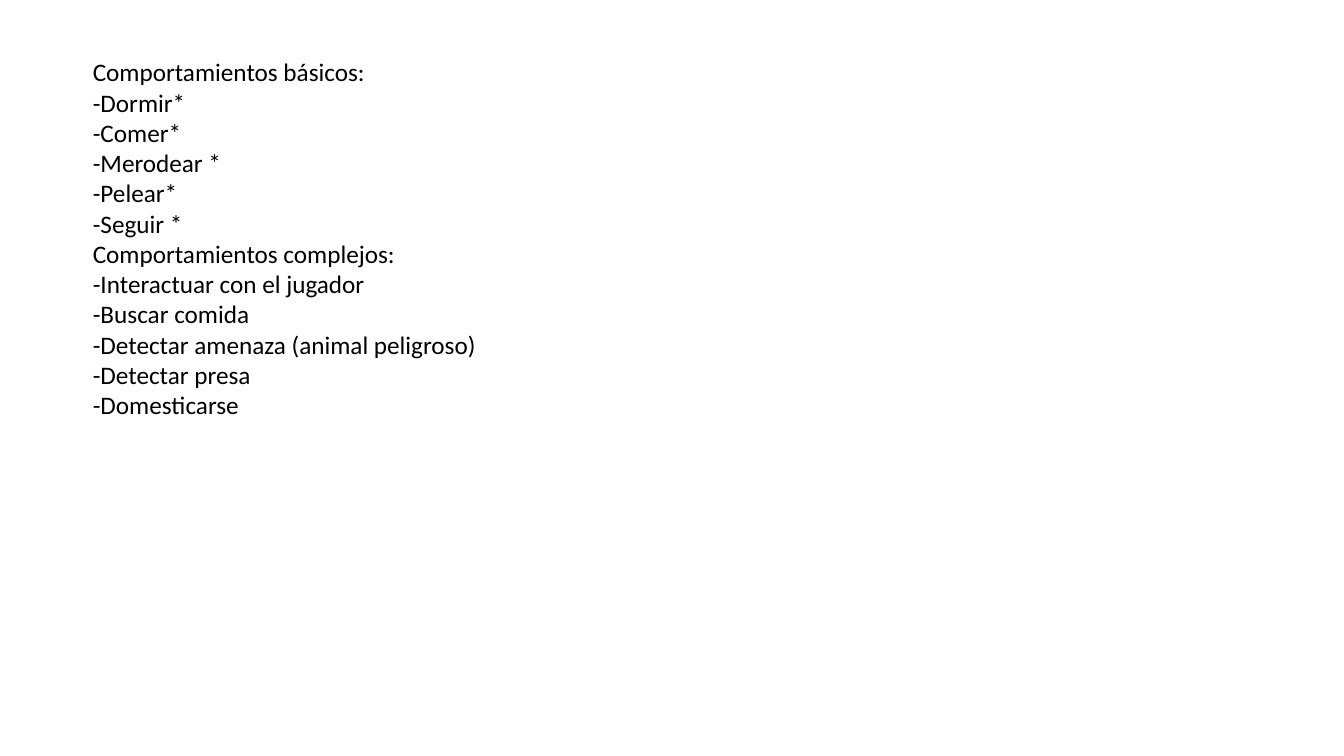
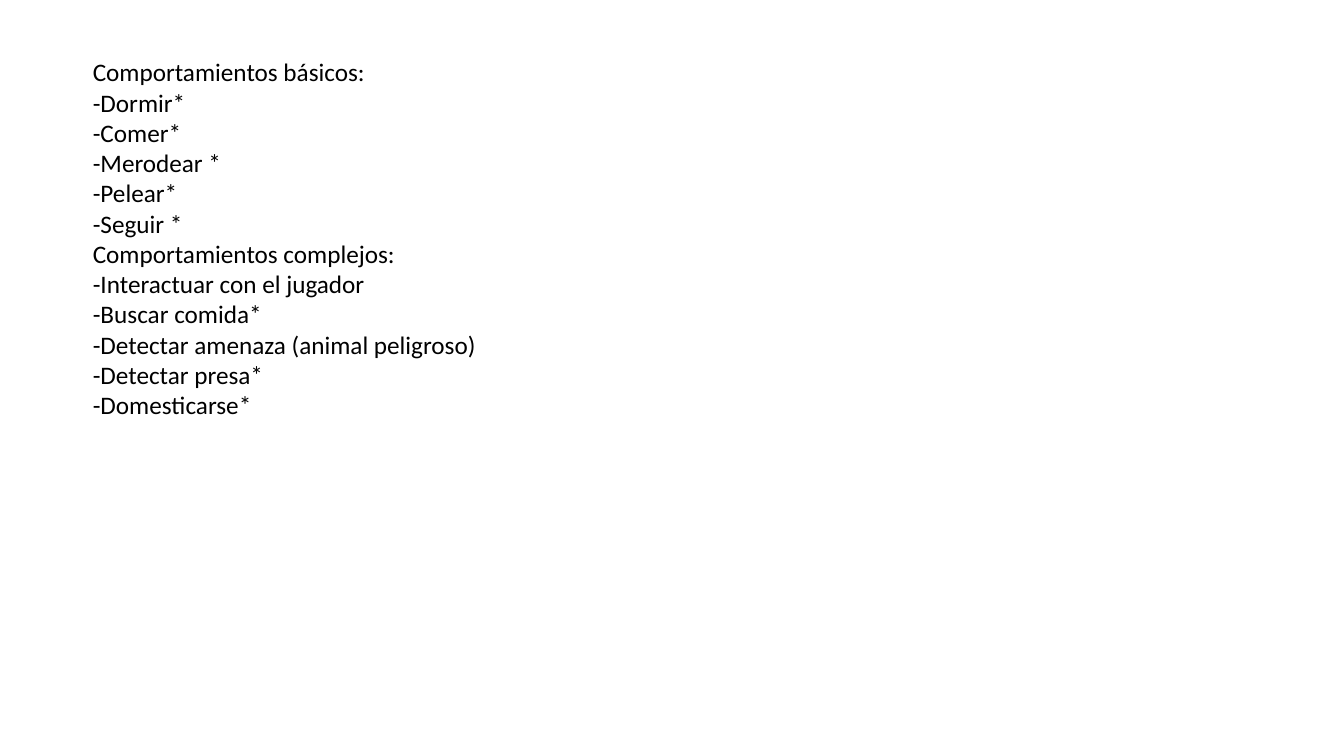
Before and after one commit to Will7461/IAV21-William-Molina, a slide deck: slide 2 of Tukisland.pptx. Drawn at 1344x756 pixels with LibreOffice and Linux fonts; fonts in the diff are those of the drawing. Boxes give left, top, right and bottom in pixels: in the first picture for what was removed or moved away, otherwise in the second. Text is boxed around its words. In the diff, an @@ line names an element or a change of style, - is before the commit and + after.

Commit message:
Comportamiento Buscar comida y devorar

```diff
--- a/Tukisland.pptx
+++ b/Tukisland.pptx
@@ text at bbox=[93, 305, 261, 324]: text changed @@
--Buscar comida
+-Buscar comida*
@@ text at bbox=[93, 366, 263, 415]: text changed @@
--Detectar presa
--Domesticarse
+-Detectar presa*
+-Domesticarse*
```
Also in this commit, not shown: 12 other files.
